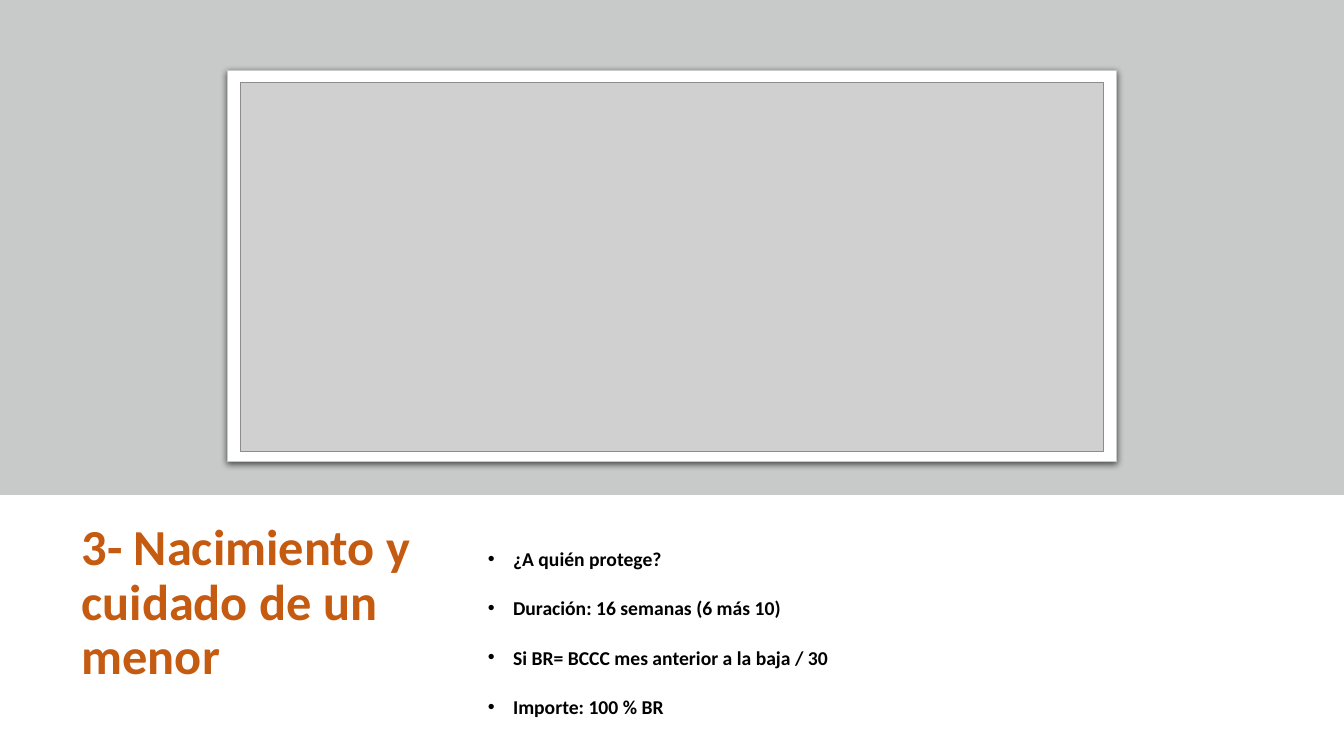
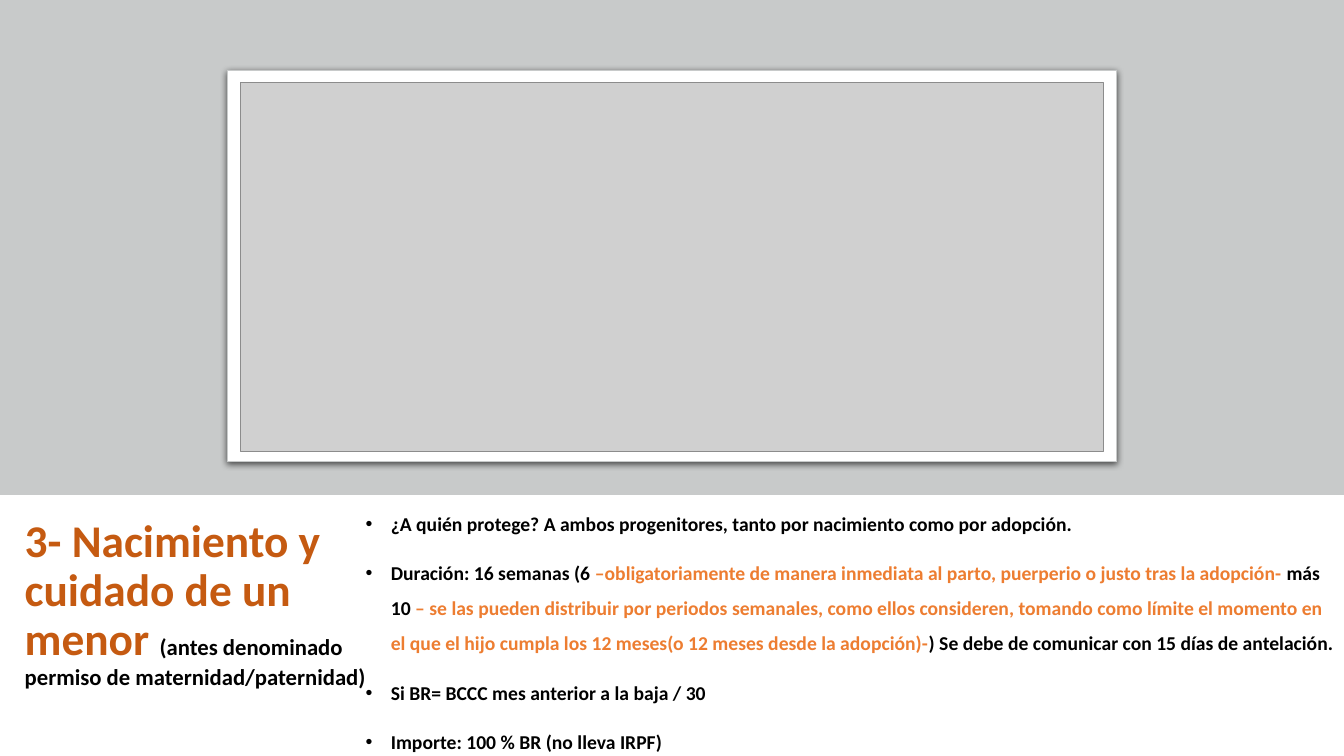
Before and after one commit to DiMaPaGa/daw1, a slide deck: slide 11 of PROGRAMACION/FOL/TEMA 6 FOL PRESTACIONES SS .pptx. Drawn at 1344x756 pixels with LibreOffice and Linux fonts; fonts in the diff are those of the drawing; grey boxes stand for pictures. Boxes give left, top, right and bottom in pixels: in the first picture for what was removed or moved away, otherwise in the second. Text is boxed around its words. In the diff, an @@ line names an element or a change of style, - is before the commit and + after.

```diff
--- a/PROGRAMACION/FOL/TEMA 6 FOL PRESTACIONES SS .pptx
+++ b/PROGRAMACION/FOL/TEMA 6 FOL PRESTACIONES SS .pptx
@@ text "¿A quién protege? A ambos ...": place and size @@
-text "¿A quién protege? A ambos ..." at bbox=[513, 552, 828, 717]
+text "¿A quién protege? A ambos ..." at bbox=[391, 517, 1333, 752]
@@ title at bbox=[25, 525, 365, 689]: text changed; size 36 to 16.2 pt; text colour #C55A11 to #000000 @@
-3- Nacimiento y cuidado de un menor
+3- Nacimiento y cuidado de un menor (antes denominado permiso de maternidad/paternidad)
@@ text at bbox=[391, 517, 1333, 654]: text changed; text colour #000000 to #ED7D31 @@
-• ¿A quién protege?
-• Duración: 16 semanas (6 más 10)
+• ¿A quién protege? A ambos progenitores, tanto por nacimiento como por adopción.
+• Duración: 16 semanas (6 –obligatoriamente de manera inmediata al parto, puerperio o justo tras la adopción- más 10 – se las pueden distribuir por periodos semanales, como ellos consideren, tomando como límite el momento en el que el hijo cumpla los 12 meses(o 12 meses desde la adopción)-) Se debe de comunicar con 15 días de antelación.
@@ text at bbox=[391, 734, 662, 752]: text changed @@
-• Importe: 100 % BR
+• Importe: 100 % BR (no lleva IRPF)
```
Also in this commit, not shown: 3 other slides changed, 3 other files.
